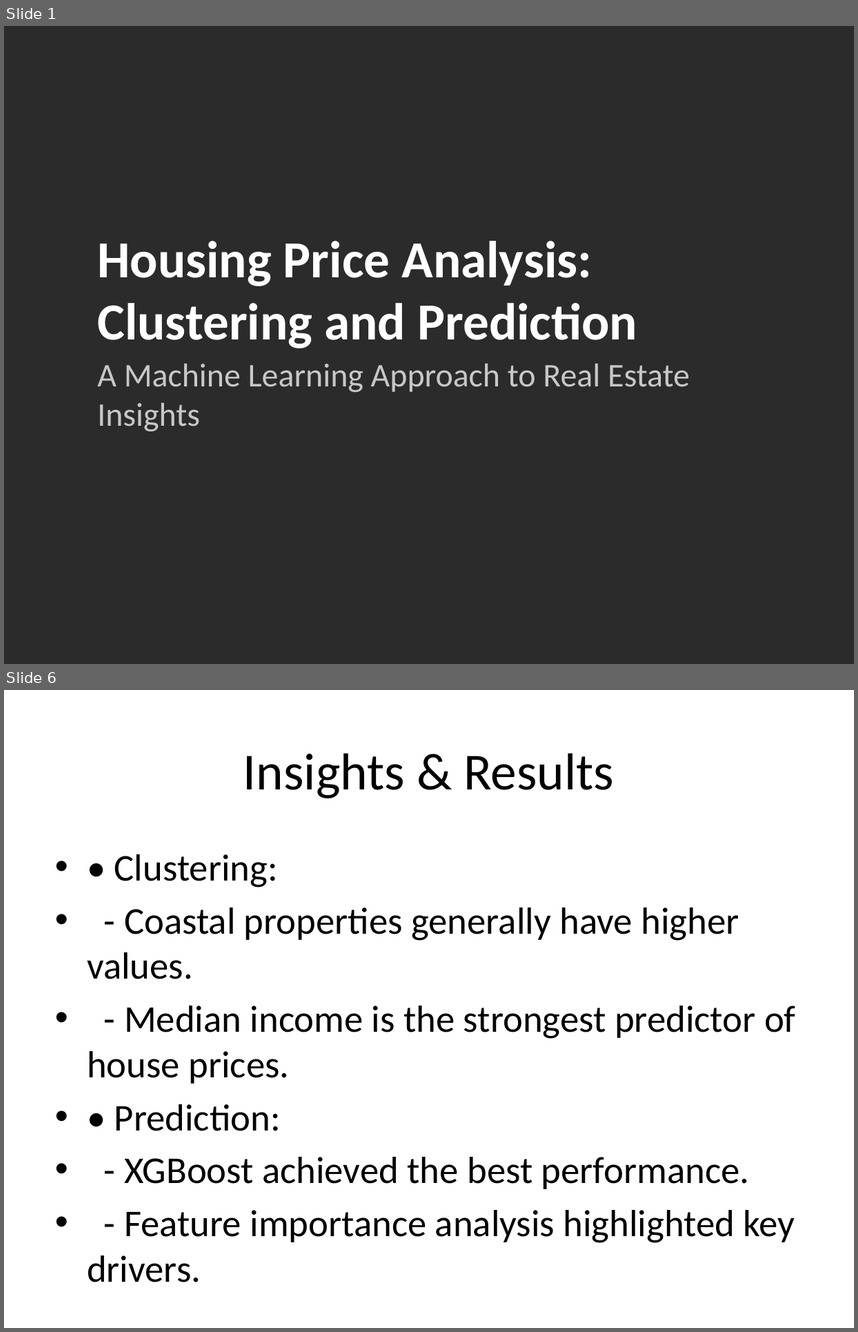
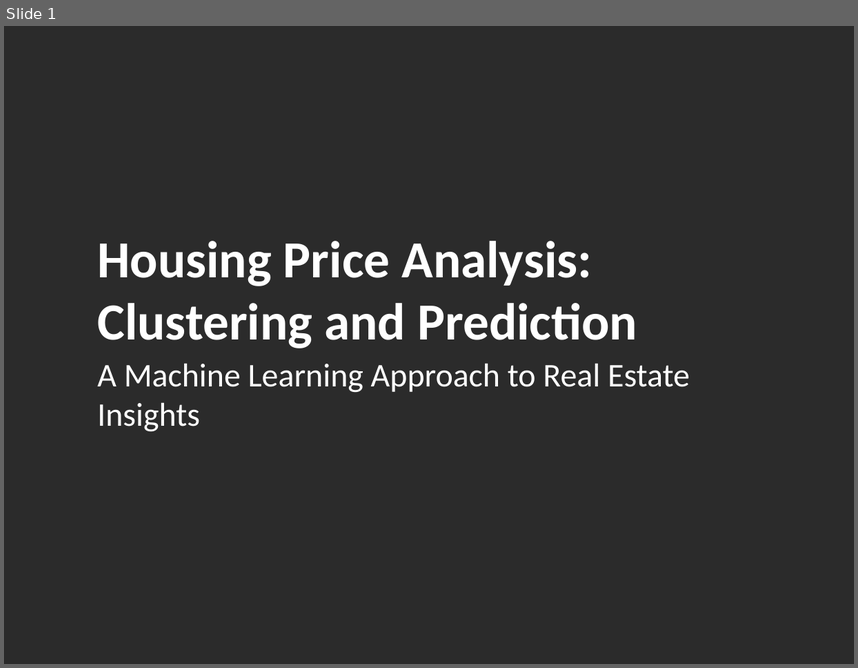
Before and after one commit to Niccolo901/Artificial_intelligence_repo, a slide deck: Housing_Price_Analysis_Presentation.pptx. Shown one above the other, each under a label of ours: slides 1 and 6 before the commit, slide 1 after it; the slides between them are not shown. The pictures are 858x1332 and 858x668 pixels, drawn with LibreOffice and Linux fonts; fonts in the diff are those of the drawing; background and template pictures are left out; a plain dark background stands for a picture behind light text. Boxes give left, top, right and bottom in pixels: in the first picture for what was removed or moved away, otherwise in the second. Text is boxed around its words. In the diff, an @@ line names an element or a change of style, - is before the commit and + after.

```diff
--- a/Housing_Price_Analysis_Presentation.pptx
+++ b/Housing_Price_Analysis_Presentation.pptx
@@ slide 6 removed at box(4, 690, 854, 1328), background #FFFFFF @@
@@ title removed at box(243, 753, 614, 798) @@
-Insights & Results
@@ text removed at box(87, 854, 796, 1243) @@
-• • Clustering:
-• - Coastal properties generally have higher values.
-• - Median income is the strongest predictor of house prices.
-• • Prediction:
-• - XGBoost achieved the best performance.
-• - Feature importance analysis highlighted key drivers.
@@ slide 1 changed as well @@
@@ text "A Machine Learning Approach to ..." at box(97, 363, 690, 432): text colour #C8C8C8 to #FFFFFF @@
```
Also in this commit, not shown: 2 other slides changed, 20 slides added, 5 other slides removed, 12 other files.
